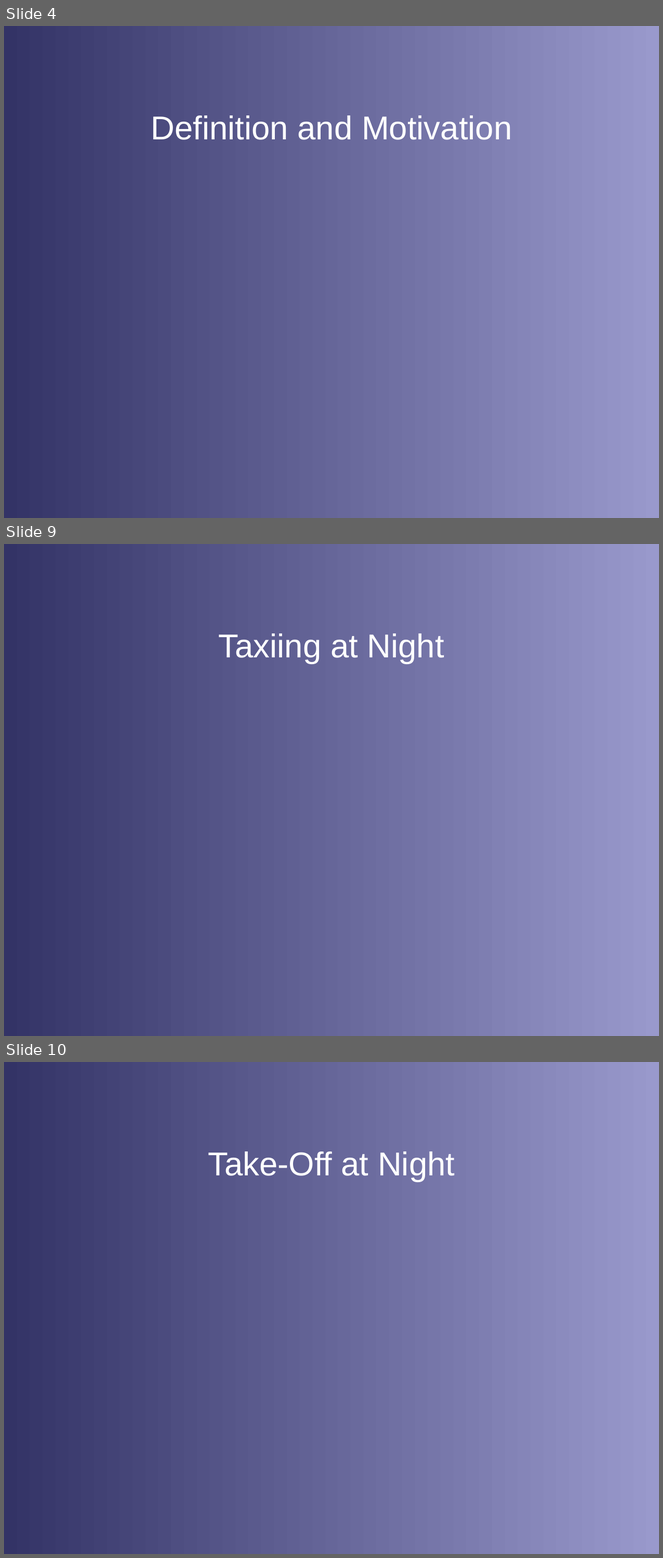
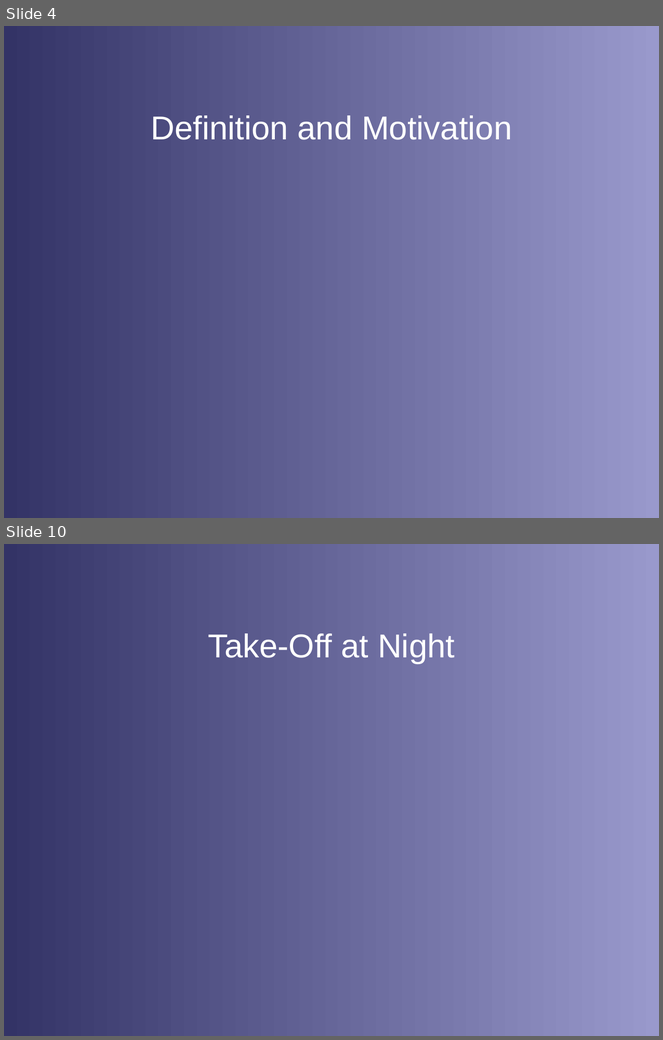
Before and after one commit to stephanheinemann/flight, a slide deck: FI/NightFlying/NightFlying.odp. Shown one above the other, each under a label of ours: slides 4, 9 and 10 before the commit, slides 4 and 10 after it; the slides between them are not shown. The pictures are 663x1558 and 663x1040 pixels, drawn with LibreOffice and Linux fonts; fonts in the diff are those of the drawing; background and template pictures are left out. Boxes give left, top, right and bottom in pixels: in the first picture for what was removed or moved away, otherwise in the second. Text is boxed around its words. In the diff, an @@ line names an element or a change of style, - is before the commit and + after.

Commit message:
extended night flying presentation

```diff
--- a/FI/NightFlying/NightFlying.odp
+++ b/FI/NightFlying/NightFlying.odp
@@ slide 9 removed at [4,544,659,1036], background gradient #333366 to #9999CC @@
@@ title removed at [219,633,444,664] @@
-Taxiing at Night
```
Also in this commit, not shown: 7 slides changed, 1 slide added, 21 other files.
